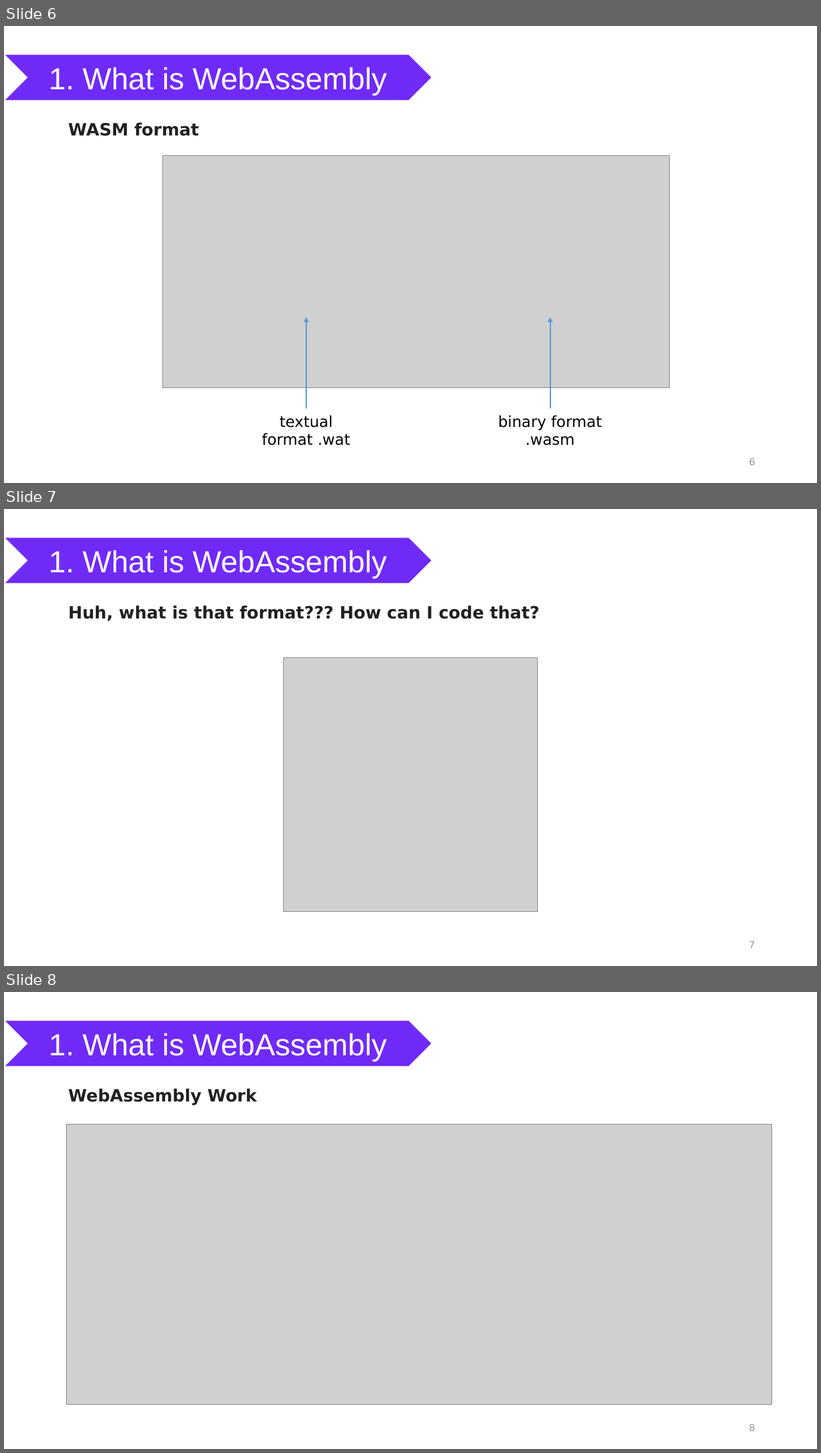
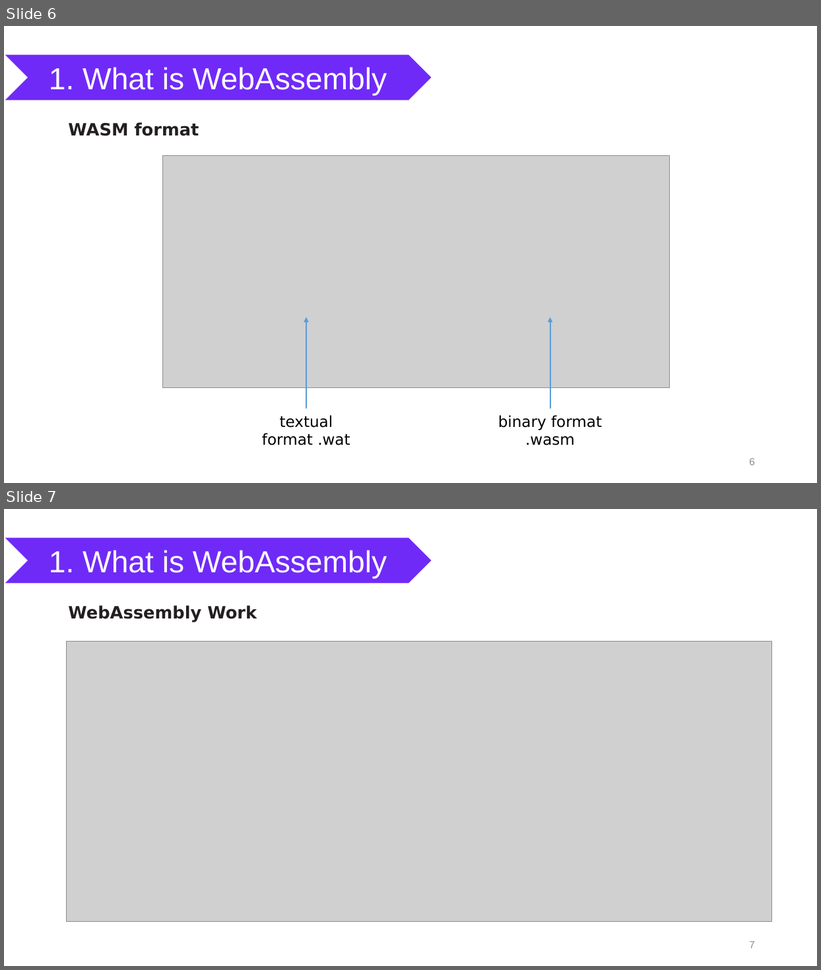
Before and after one commit to nguyenhoanthienit/blazor, a slide deck: Documents/seminar.pptx. Shown one above the other, each under a label of ours: slides 6, 7 and 8 before the commit, slides 6 and 7 after it. The pictures are 821x1453 and 821x970 pixels, drawn with LibreOffice and Linux fonts; fonts in the diff are those of the drawing; grey boxes stand for pictures. Boxes give left, top, right and bottom in pixels: in the first picture for what was removed or moved away, otherwise in the second. Text is boxed around its words. In the diff, an @@ line names an element or a change of style, - is before the commit and + after.

```diff
--- a/Documents/seminar.pptx
+++ b/Documents/seminar.pptx
@@ slide 7 removed at box(4, 509, 817, 966), background #FFFFFF @@
@@ chevron removed at box(4, 537, 432, 584) @@
-1. What is WebAssembly
@@ text removed at box(68, 605, 539, 621) @@
-Huh, what is that format??? How can I code that?
@@ picture removed at box(283, 658, 538, 912) @@
@@ page number removed at box(749, 941, 755, 949) @@
-7
@@ what was slide 8 is now slide 7 @@
@@ page number at box(749, 941, 755, 949): text changed @@
-8
+7
```
Also in this commit, not shown: 3 slides changed, 1 slide added.
